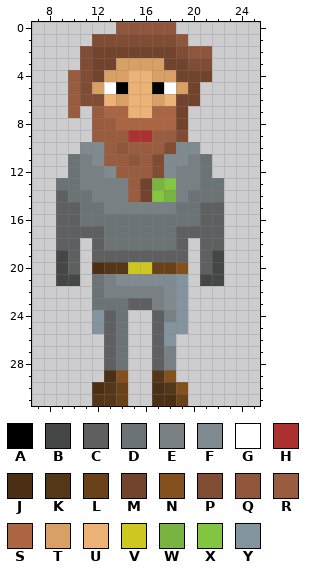
Pixel-art sprite -- Assets/Sprites/Character.png. Above is the file before it was changed.
The file is 32x32 pixels. Colours within 5 levels of each other are drawn and written as one. Shown: x 7..25, y 0..31.
Palette (. is transparent): A #000000  B #454646  C #5d5f61  D #6c7377  E #788084  F #808b91  G #ffffff  H #ac3232  J #4b3015  K #543719  L #6a421a  M #72432d  N #84501d  P #804c34  Q #8f563b  R #9a5c3e  S #ab6543  T #d9a066  U #edb275  V #cfc721  W #78b43f  X #83c642  Y #83949e
Pixels before, first column x 9:
 0 .....QQQQQ....
 1 ...PPPPPPPQ...
 2 ..PMMMMMMMPQQ.
 3 ..PMMTTTTMMPP.
 4 .RPMTTUUTTMMM.
 5 .RPTGAUUAGTM..
 6 .RPPUTUUTUMM..
 7 .R.RSSUUSSM...
 8 ...RRSSSSSM...
 9 ...RRRHHRRP...
10 ..FFRQRRRPFF..
11 .DEFRRQRPFFED.
12 .DEEFRRRPFEED.
13 DDEEEERMWXEEDD
14 CDDEEERMXWEDDD
15 CCDDEEEEEEDDCC
16 CCDDDDDDDDDDCC
17 CCCCDDDDDDCCCC
18 CC.CDDDDDDC.CC
19 BC.CCCCCCCC.CB
20 BC.JKKVVLLN.CB
21 BB.DEFFFFFY.BB
22 ...DEEEEEFY...
23 ...DDDCCEFY...
24 ...YCD..CEY...
25 ...YCD..CYY...
26 ....CD..CY....
27 ....CD..CE....
28 ....CD..CE....
29 ....JN..KN....
30 ...JKL..JKN...
31 ...KKL..JJL...
Once edited:
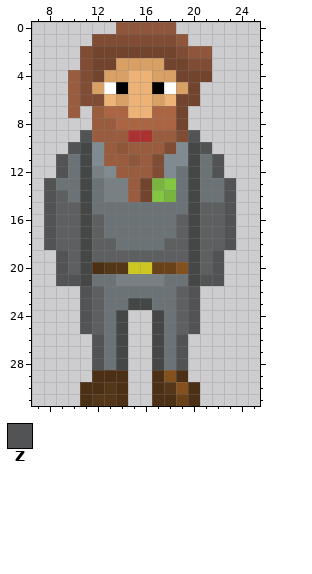
Colours new in this view: Z #525354
From old to new:
Changed rows in their new state; - is an unchanged pixel.
first column x 8:
 9 ---Z--------Z---
10 --ZB--------BZ--
11 -Z-B--------B-Z-
12 -Z-B-------DB-Z-
13 Z--BD------DB--Z
14 Z--BD------DB--Z
15 Z--B-DDDDDD-B--Z
16 Z--BC------CB--Z
17 Z--B--------B--Z
18 Z--B-C----C-B--Z
19 -Z-B--------B-Z-
20 -Z-B--------B-Z-
21 -ZZB-DEEEEDDBZZ-
22 ---ZCDDDDDDCZ---
23 ---ZC--BBDDCZ---
24 ---ZCDB--BDCZ---
25 ---ZCDB--BDCZ---
26 ----ZDB--BDZ----
27 ----ZDB--BDZ----
28 ----ZDB--BDZ----
29 ----J-J--J-J----
30 ---J--J-----J---
31 ---J--J-----J---
Where, in picture pixels (left, top, right, bottom), the same in both pictures:
changed: (44, 130, 236, 406)
